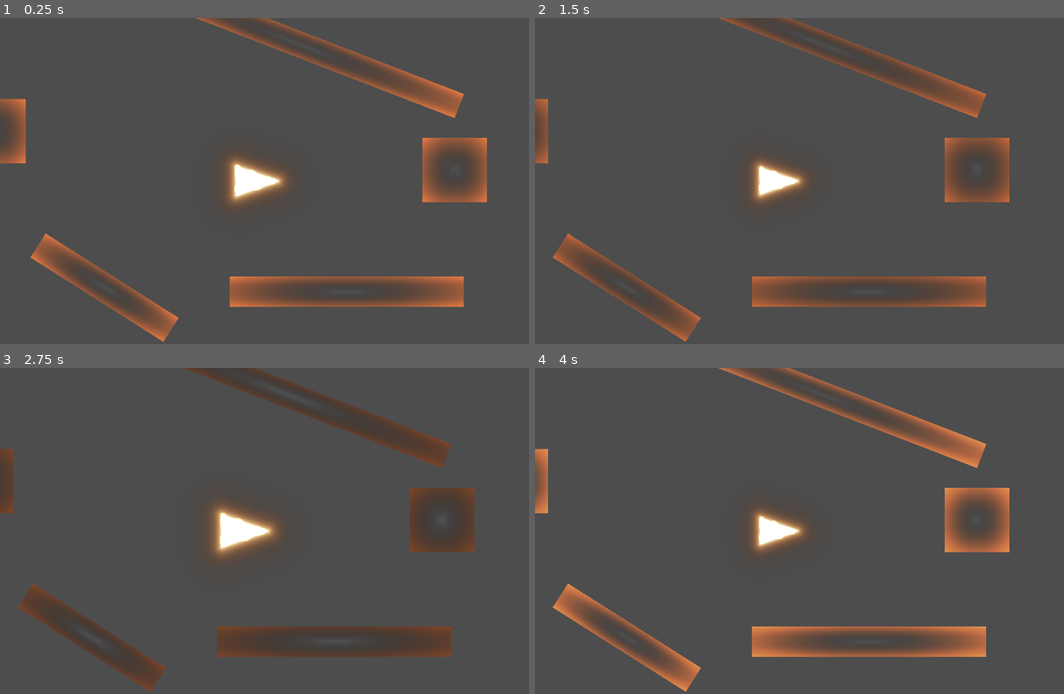
Above: before the commit, frames 1-4 (two rows, left to right).
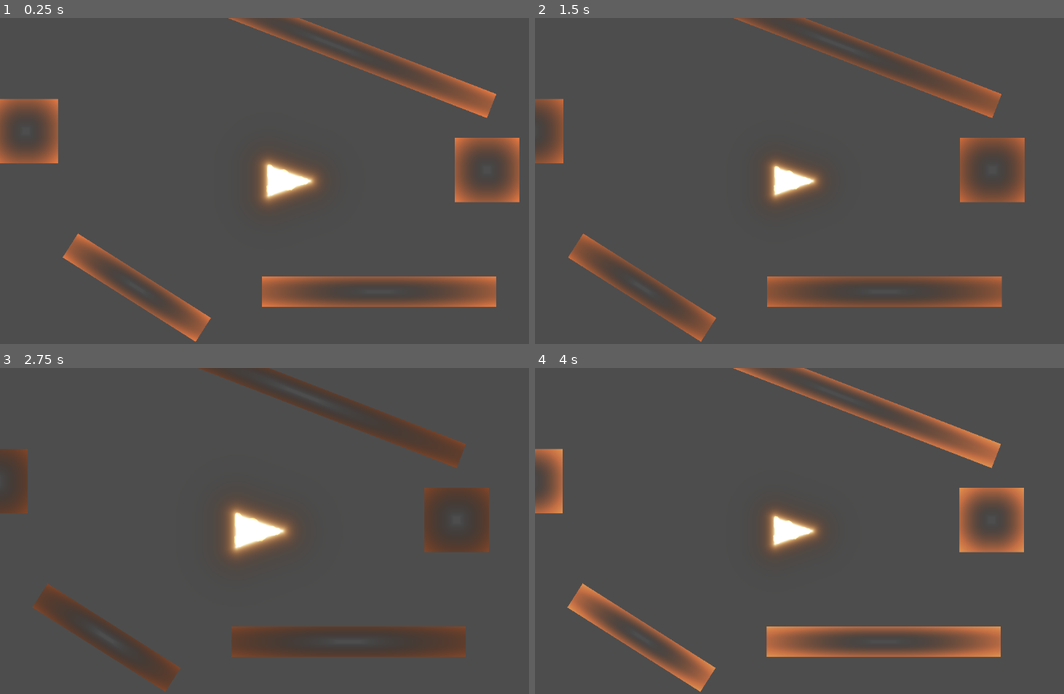
Above: after the commit, the same moments.

Repository: ianstranathan/shoo-tay-shoo-tay
Game: Godot game, scene res://main.tscn
Two runs of this game, one before a commit and one after it. Both use one fixed random seed, a clock stepped at 60 frames per second and the inputs below. The engine's default icon, where the game draws it, is replaced by a stand-in: a white triangle on a blue panel in a dark square.
Inputs:
- Up to frame 1 (0.25 s): no input
- Up to frame 2 (1.5 s): hold Space (SPACE) 0.53-1.28 s; tap Space (SPACE) at 1.35 s
- Up to frame 3 (2.75 s): hold Space (SPACE) from 2.03 s (still down)
- Up to frame 4 (4 s): release Space (SPACE) at 2.78 s; tap Space (SPACE) at 2.85 s; hold Space (SPACE) from 3.53 s (still down)

The runs differ from the first frame. In frame 1, 15% of the frame differs, in the area x 0-99%, y 0-100%; in frame 2, 9.6%; in frame 3, 7.1%; in frame 4, 11%.
Error before the commit: Invalid access to property or key 'wrapping_bounds' on a base object of type 'Nil'. (res://main.gd:8)
Error after the commit: Invalid access to property or key 'died' on a base object of type 'CharacterBody2D (Player)'. (res://main.gd:11)

Commit message:
Added Smoothing
Added smoothing to both player and camera movement. changed input dead zones from .2 to .25. My old 360 controller would drift and cause the character to keep moving with no input.

Diff:
--- a/camera/cam.gd
+++ b/camera/cam.gd
@@ -1,6 +1,10 @@
 extends Camera2D
 
+@export_category("Follow Target")
 @export var target: Player
+
+@export_category("Camera Smoothing")
+@export_range(1,10) var smoothing : float = 2
 
 @onready var _target_pos: Vector2 = target.global_position
 
@@ -12,14 +16,17 @@
 
 	$ShootShakeTimer.timeout.connect(func(): shootay_easing_fn =null)
 
+	smoothing = float(11 - smoothing)
+
 func _physics_process(delta: float) -> void:
+
 	_target_pos = target.global_position
 	if !$ShootShakeTimer.is_stopped():
 		var t = Utils.normalized_timer($ShootShakeTimer)
 		_target_pos += shootay_easing_fn.call(t)
 
-	global_position = global_position.move_toward(_target_pos + target.look_ahead_position(), 5.)
-
+	global_position = lerp(global_position, _target_pos + target.look_ahead_position(), smoothing * delta)
+	global_position = global_position.round() #dont worry about fractional values
 
 func shake(data: Dictionary):
 	match data.type:
--- a/main.tscn
+++ b/main.tscn
@@ -7,18 +7,22 @@
 [ext_resource type="Script" uid="uid://cj5le4ngvuhl6" path="res://shootay_manager.gd" id="6_7mycd"]
 [ext_resource type="Script" uid="uid://c24o054px4d8u" path="res://vfx_container.gd" id="7_272bh"]
 
-[node name="Main" type="Node" node_paths=PackedStringArray("the_player", "the_shootay_manager")]
+[node name="Main" type="Node" node_paths=PackedStringArray("the_player", "level", "the_shootay_manager")]
 script = ExtResource("1_lquwl")
 the_player = NodePath("Player")
+level = NodePath("Level")
 the_shootay_manager = NodePath("ShootayManager")
 
 [node name="Level" parent="." instance=ExtResource("2_7mycd")]
 
 [node name="Player" parent="." instance=ExtResource("1_ig7tw")]
+rotation_speed = 8.0
 
 [node name="Camera2D" type="Camera2D" parent="." node_paths=PackedStringArray("target")]
+position_smoothing_enabled = true
 script = ExtResource("4_1bvp3")
 target = NodePath("../Player")
+smoothing = 10.0
 
 [node name="ShootShakeTimer" type="Timer" parent="Camera2D"]
 wait_time = 0.2
--- a/player/player.gd
+++ b/player/player.gd
@@ -14,7 +14,7 @@
 @export var shooting_line_scale: float = 3.0
 @onready var aiming_sprite_size :Vector2i = aiming_sprite.texture.get_size()
 @export var look_ahead_dist = 100.0
-
+@export_range(1,10) var rotation_speed: float = 5
 # -- Shootay-Shootay
 @onready var shootay_timer: Timer = $ShootayTimer
 
@@ -63,7 +63,7 @@
 	var dir = _last_aim_dir.normalized();
 	var angle = Vector2.RIGHT.angle_to( dir )
 	#angle = PI / 2.0 + angle
-	global_rotation = angle
+	global_rotation = lerp_angle(global_rotation,angle,rotation_speed * delta)
 
 	# ------------------------ Move
 	velocity = move_dir.normalized() * SPEED
--- a/project.godot
+++ b/project.godot
@@ -39,42 +39,42 @@
 ]
 }
 "move left"={
-"deadzone": 0.2,
+"deadzone": 0.25,
 "events": [Object(InputEventJoypadMotion,"resource_local_to_scene":false,"resource_name":"","device":-1,"axis":0,"axis_value":-1.0,"script":null)
 ]
 }
 "move right"={
-"deadzone": 0.2,
+"deadzone": 0.25,
 "events": [Object(InputEventJoypadMotion,"resource_local_to_scene":false,"resource_name":"","device":-1,"axis":0,"axis_value":1.0,"script":null)
 ]
 }
 "move up"={
-"deadzone": 0.2,
+"deadzone": 0.25,
 "events": [Object(InputEventJoypadMotion,"resource_local_to_scene":false,"resource_name":"","device":-1,"axis":1,"axis_value":-1.0,"script":null)
 ]
 }
 "move down"={
-"deadzone": 0.2,
+"deadzone": 0.25,
 "events": [Object(InputEventJoypadMotion,"resource_local_to_scene":false,"resource_name":"","device":-1,"axis":1,"axis_value":1.0,"script":null)
 ]
 }
 "aim left"={
-"deadzone": 0.2,
+"deadzone": 0.25,
 "events": [Object(InputEventJoypadMotion,"resource_local_to_scene":false,"resource_name":"","device":-1,"axis":2,"axis_value":-1.0,"script":null)
 ]
 }
 "aim right"={
-"deadzone": 0.2,
+"deadzone": 0.25,
 "events": [Object(InputEventJoypadMotion,"resource_local_to_scene":false,"resource_name":"","device":-1,"axis":2,"axis_value":1.0,"script":null)
 ]
 }
 "aim up"={
-"deadzone": 0.2,
+"deadzone": 0.25,
 "events": [Object(InputEventJoypadMotion,"resource_local_to_scene":false,"resource_name":"","device":-1,"axis":3,"axis_value":-1.0,"script":null)
 ]
 }
 "aim down"={
-"deadzone": 0.2,
+"deadzone": 0.25,
 "events": [Object(InputEventJoypadMotion,"resource_local_to_scene":false,"resource_name":"","device":-1,"axis":3,"axis_value":1.0,"script":null)
 ]
 }
